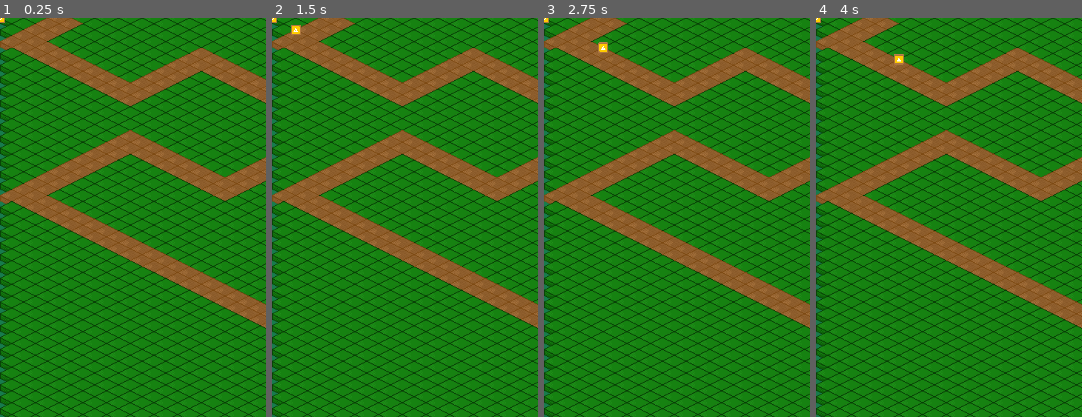
Above: before the commit, frames 1-4 (left to right).
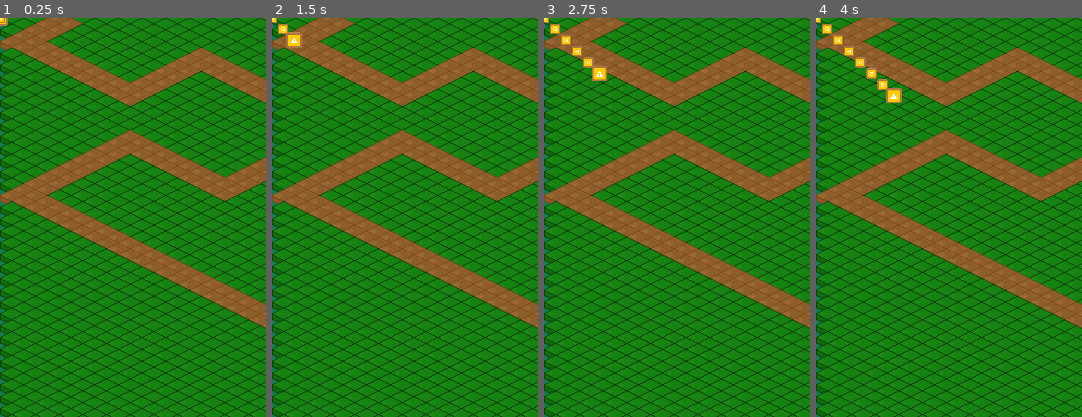
Above: after the commit, the same moments.

Repository: JanBat/GodotSandboxFun
Game: Godot game, scene res://snake_on_tilemap_test.tscn
Two runs of this game, one before a commit and one after it. Both use one fixed random seed, a clock stepped at 60 frames per second and the inputs below. This scene is started directly instead of the project's main scene.
Inputs:
- Up to frame 1 (0.25 s): no input
- Up to frame 2 (1.5 s): tap Enter at 0.5 s; hold Right (steer_right) 0.53-1.28 s; tap Up (steer_ahead) at 0.6, 1.35 s; hold Down (steer_back) from 1.28 s (still down)
- Up to frame 3 (2.75 s): tap Space at 2 s; release Down (steer_back) at 2.03 s; hold Right (steer_right) from 2.03 s (still down); tap Up (steer_ahead) at 2.1 s
- Up to frame 4 (4 s): tap Up (steer_ahead) at 2.85, 3.6 s; tap Enter at 3.5 s; release Right (steer_right) at 3.53 s; hold Left (steer_left) from 3.53 s (still down)
The pictures show only the part of the screen within x 0-50%, y 0-50%; the shares and areas given below are measured in that part.

The runs differ from the first frame. In frame 1, less than 0.1% of the frame differs, in the area x 0-4%, y 0-3%; in frame 2, 0.4%; in frame 3, 0.7%; in frame 4, 0.9%, in the area x 2-34%, y 1-22%.

Commit message:
snake now grows (timer)

Diff:
--- a/SnakeBodySegment.gd
+++ b/SnakeBodySegment.gd
@@ -1,4 +1,6 @@
-extends Sprite2D
+class_name SnakeSegment extends Sprite2D
+
+signal moved(from: Vector2, to: Vector2)
 
 var direction
 var direction_index
@@ -8,13 +10,28 @@
 
 @export var next_segment : Sprite2D
 
+func _init():
+	scale = Vector2(0.2, 0.2)
+	texture = load("res://art/boxCoinAlt.png")
+
 func _ready():
 	pass
 
-func _process(delta):
+func _process(_delta):
 	# apply movement
 	pass
 
 
 func update_direction():
 	pass
+
+
+# subscribe to movement from prior segments
+func _on_previous_moved(from, _to):
+	var old_position = position
+	position = from
+	moved.emit(old_position, position)
+
+
+func connect_move_signal(moved_signal):
+	moved_signal.connect(_on_previous_moved)
--- a/snake.gd
+++ b/snake.gd
@@ -1,25 +1,41 @@
 class_name Snake extends Sprite2D
 
-var speed = 164
-var direction_index = 0
+
+const SnakeSegment = preload("res://SnakeBodySegment.gd")
+
+signal moved(from: Vector2, to: Vector2)
+
+var direction: Vector2 = Vector2.ZERO
+var new_direction: Vector2 = Vector2.ZERO
 
 var coins_eaten = 0
 
-var new_direction_index = 0
-
+# grid_to_local (?)
 var dir_x: Vector2
 var dir_y: Vector2
 
-var clockwise_directions = [
-	Vector2(1,0),
-	Vector2(0,-1),
-	Vector2(-1,0),
-	Vector2(0, 1),
-]
+const SE = Vector2(1,0)
+const SW  = Vector2(0,-1)
+const NW = Vector2(-1,0)
+const NE = Vector2(0, 1)
+
+
+# these two rotation functions rotate by PI/2
+func rotate_counter_clockwise(vector: Vector2):
+	return Vector2(
+		vector.x * 0 + vector.y * -1,
+		vector.x * 1 + vector.y * 0
+	)
+
+func rotate_clockwise(vector: Vector2):
+	return Vector2(
+		vector.x * 0 + vector.y * 1,
+		vector.x * -1 + vector.y * 0)
 
 @export var next_segment : Sprite2D
 @export var tile_map: TileMap
 @export var grid_location: Vector2
+
 
 func _ready():
 	var size
@@ -32,40 +48,57 @@
 	dir_y = Vector2(size.x / 2.0, size.y / -2.0)
 
 	# initialize segments
-	var next = self
-	var start_location = grid_location
-#	while next:
-#		next.direction_index = direction_index
-#		next.new_direction_index = direction_index
-#		next.position = grid_to_local(start_location)
-#		start_location -= clockwise_directions[direction_index]
-#		next = next.next_segment
-	direction_index = direction_index
-	new_direction_index = direction_index
-	position = grid_to_local(start_location)
-	# start_location -= clockwise_directions[direction_index]
+
+	direction = SE
+	new_direction = SE
+	position = grid_to_local(grid_location)
+
+	# set up signals for existing segments:
+	var curr = self
+	while  curr.next_segment:
+		curr.next_segment.connect_move_signal(curr.moved)
+		curr = curr.next_segment
 
 
 func _on_move_timer_timeout():
-	grid_location = grid_location + clockwise_directions[new_direction_index]
-	direction_index = new_direction_index
-	position = grid_to_local(grid_location)
+	move()
+	if coins_eaten:
+		var new_last = SnakeSegment.new()
+		add_sibling(new_last)
+		new_last.next_segment = null
+		new_last.connect_move_signal(last_segment().moved)
+		last_segment().next_segment = new_last
+		# breakpoint
+		coins_eaten -= 1
 
-func _process(delta):
+
+func _process(_delta):
 	if Input.is_action_just_pressed("steer_right"):
-		new_direction_index = (direction_index + 1) % clockwise_directions.size()
+		new_direction = rotate_clockwise(direction)
 	if Input.is_action_just_pressed("steer_left"):
-		new_direction_index = (direction_index - 1) % clockwise_directions.size()
+		new_direction = rotate_counter_clockwise(direction)
 	if Input.is_action_just_pressed("steer_back"):
-		new_direction_index = direction_index
+		new_direction = direction
 	if Input.is_action_just_pressed("steer_ahead"):
-		new_direction_index = direction_index
+		new_direction = direction
 
 
 func grid_to_local(coord: Vector2):
 	return coord.x * dir_x + coord.y * dir_y
 
 
-
 func _on_snack_timer_timeout():
 	coins_eaten += 1
+
+func move():
+	var old_position = position
+	grid_location = grid_location + direction
+	direction = new_direction
+	position = grid_to_local(grid_location)
+	moved.emit(old_position, position)
+
+func last_segment():
+	var curr = self
+	while curr.next_segment:
+		curr = curr.next_segment
+	return curr
--- a/snake.tscn
+++ b/snake.tscn
@@ -1,26 +1,64 @@
-[gd_scene load_steps=4 format=3 uid="uid://dsjhm1josomyh"]
+[gd_scene load_steps=5 format=3 uid="uid://dsjhm1josomyh"]
 
 [ext_resource type="Script" path="res://snake.gd" id="1_arvse"]
 [ext_resource type="Texture2D" uid="uid://bfkveflcexy2e" path="res://art/boxExplosive.png" id="1_f1mm8"]
 [ext_resource type="Texture2D" uid="uid://pkpvwvknjjn5" path="res://art/boxCoinAlt.png" id="1_snoij"]
+[ext_resource type="Script" path="res://SnakeBodySegment.gd" id="2_w0t46"]
 
-[node name="Snake" type="Sprite2D" node_paths=PackedStringArray("next_segment")]
+[node name="Snake" type="Node2D"]
 scale = Vector2(0.2, 0.2)
-texture = ExtResource("1_f1mm8")
-script = ExtResource("1_arvse")
-next_segment = NodePath("Children/Sprite2D")
 
 [node name="MoveTimer" type="Timer" parent="."]
 wait_time = 0.5
 autostart = true
 
 [node name="SnackTimer" type="Timer" parent="."]
+wait_time = 3.0
+autostart = true
 
-[node name="Children" type="Node" parent="."]
+[node name="Segments" type="Node" parent="."]
 
-[node name="Sprite2D" type="Sprite2D" parent="Children"]
+[node name="Head" type="Sprite2D" parent="Segments" node_paths=PackedStringArray("next_segment")]
+position = Vector2(48, 32)
+scale = Vector2(0.3, 0.3)
+texture = ExtResource("1_f1mm8")
+script = ExtResource("1_arvse")
+next_segment = NodePath("../Body1")
+
+[node name="Body1" type="Sprite2D" parent="Segments" node_paths=PackedStringArray("next_segment")]
 scale = Vector2(0.2, 0.2)
 texture = ExtResource("1_snoij")
+script = ExtResource("2_w0t46")
+next_segment = NodePath("../Body2")
 
-[connection signal="timeout" from="MoveTimer" to="." method="_on_move_timer_timeout"]
-[connection signal="timeout" from="SnackTimer" to="." method="_on_snack_timer_timeout"]
+[node name="Body2" type="Sprite2D" parent="Segments" node_paths=PackedStringArray("next_segment")]
+scale = Vector2(0.2, 0.2)
+texture = ExtResource("1_snoij")
+script = ExtResource("2_w0t46")
+next_segment = NodePath("../Body3")
+
+[node name="Body3" type="Sprite2D" parent="Segments" node_paths=PackedStringArray("next_segment")]
+scale = Vector2(0.2, 0.2)
+texture = ExtResource("1_snoij")
+script = ExtResource("2_w0t46")
+next_segment = NodePath("../Body4")
+
+[node name="Body4" type="Sprite2D" parent="Segments" node_paths=PackedStringArray("next_segment")]
+scale = Vector2(0.2, 0.2)
+texture = ExtResource("1_snoij")
+script = ExtResource("2_w0t46")
+next_segment = NodePath("../Body5")
+
+[node name="Body5" type="Sprite2D" parent="Segments" node_paths=PackedStringArray("next_segment")]
+scale = Vector2(0.2, 0.2)
+texture = ExtResource("1_snoij")
+script = ExtResource("2_w0t46")
+next_segment = NodePath("../Body6")
+
+[node name="Body6" type="Sprite2D" parent="Segments"]
+scale = Vector2(0.2, 0.2)
+texture = ExtResource("1_snoij")
+script = ExtResource("2_w0t46")
+
+[connection signal="timeout" from="MoveTimer" to="Segments/Head" method="_on_move_timer_timeout"]
+[connection signal="timeout" from="SnackTimer" to="Segments/Head" method="_on_snack_timer_timeout"]
--- a/snake_on_tilemap_test.tscn
+++ b/snake_on_tilemap_test.tscn
@@ -7,7 +7,6 @@
 
 [node name="Tile_scene" parent="." instance=ExtResource("1_6j0dg")]
 
-[node name="Snake" parent="." node_paths=PackedStringArray("tile_map") instance=ExtResource("2_woes0")]
-tile_map = NodePath("../Tile_scene/TileMap")
+[node name="Snake" parent="." instance=ExtResource("2_woes0")]
 
 [editable path="Tile_scene"]
